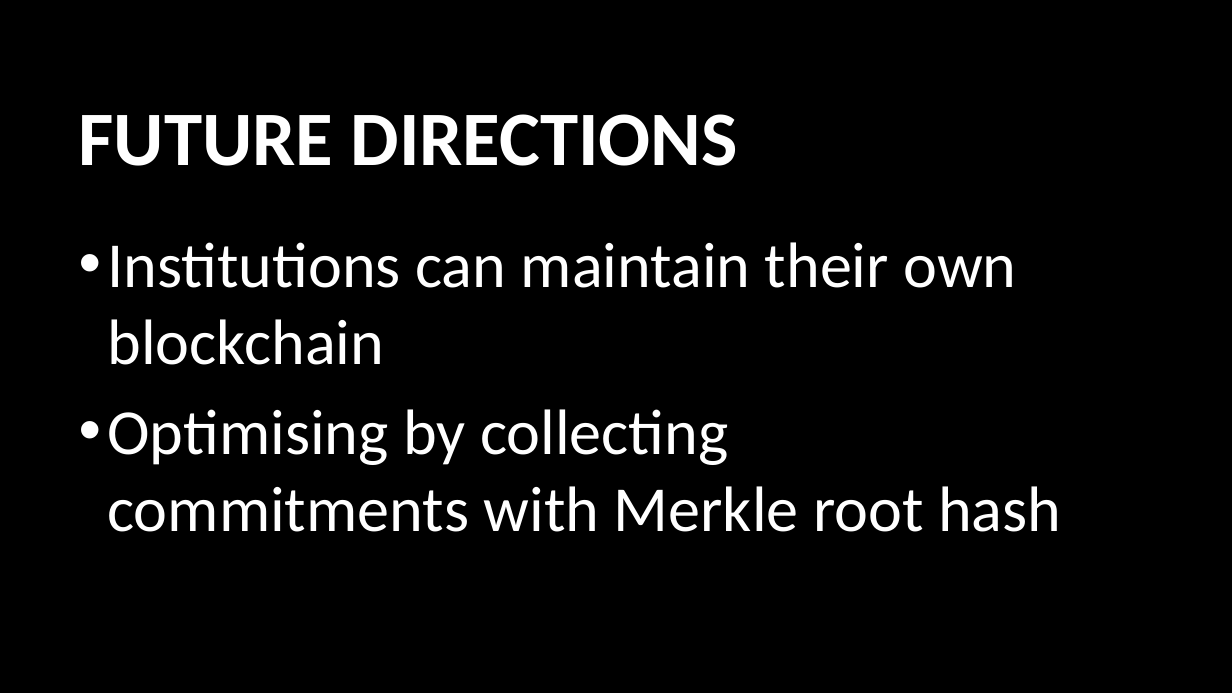
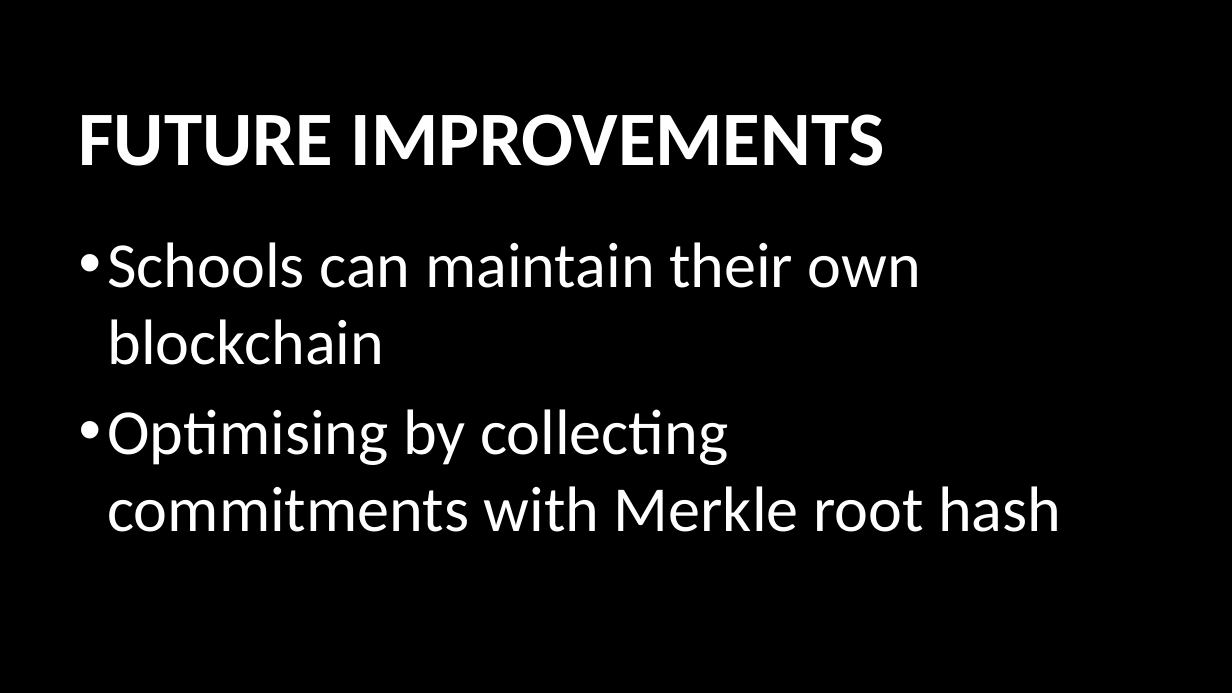
Before and after one commit to usop7/MachoHacks2018, a slide deck: slide 7 of MachoHacks2018.pptx (slide 8 before the commit). Drawn at 1232x693 pixels with LibreOffice and Linux fonts; fonts in the diff are those of the drawing; background and template pictures are left out. Boxes give left, top, right and bottom in pixels: in the first picture for what was removed or moved away, otherwise in the second. Text is boxed around its words. In the diff, an @@ line names an element or a change of style, - is before the commit and + after.

```diff
--- a/MachoHacks2018.pptx
+++ b/MachoHacks2018.pptx
@@ title at box(79, 114, 886, 166): text changed @@
-FUTURE DIRECTIONS
+FUTURE IMPROVEMENTS
@@ text at box(107, 242, 921, 365): text changed @@
-• Institutions can maintain their own blockchain
+• Schools can maintain their own blockchain
```
Also in this commit, not shown: 2 other slides changed, 1 slide added, 1 slide removed.
